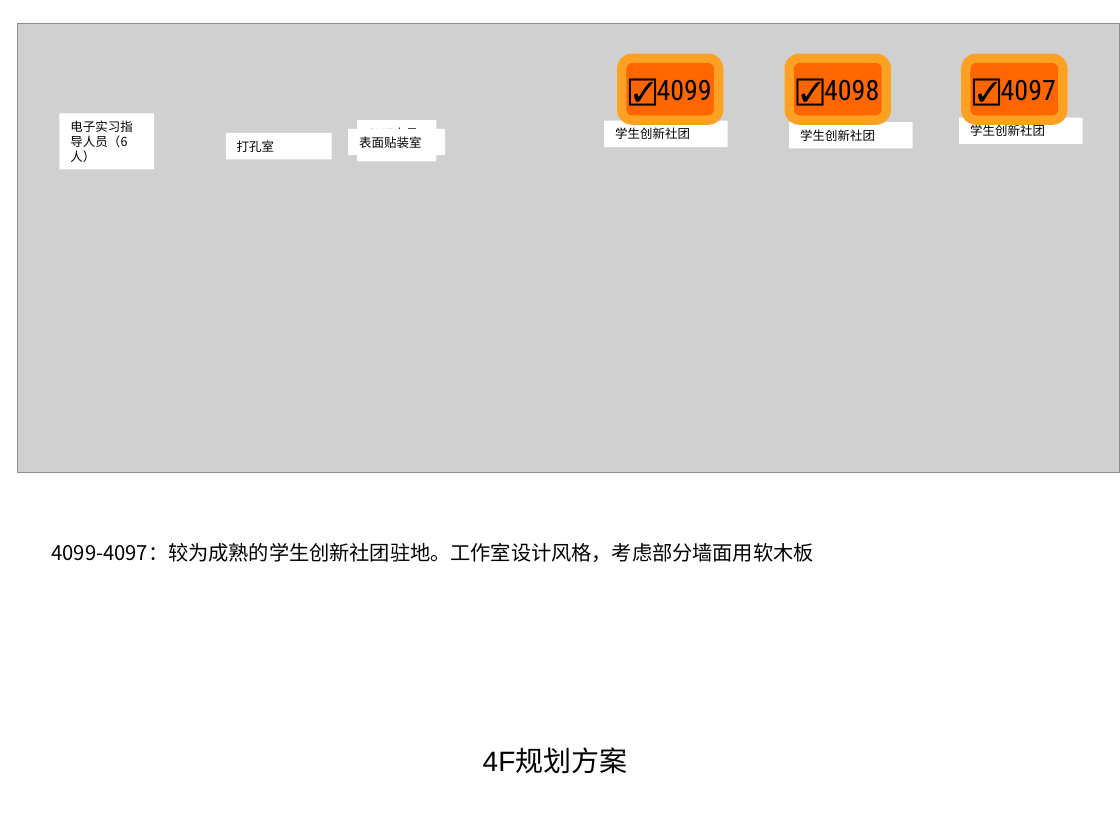
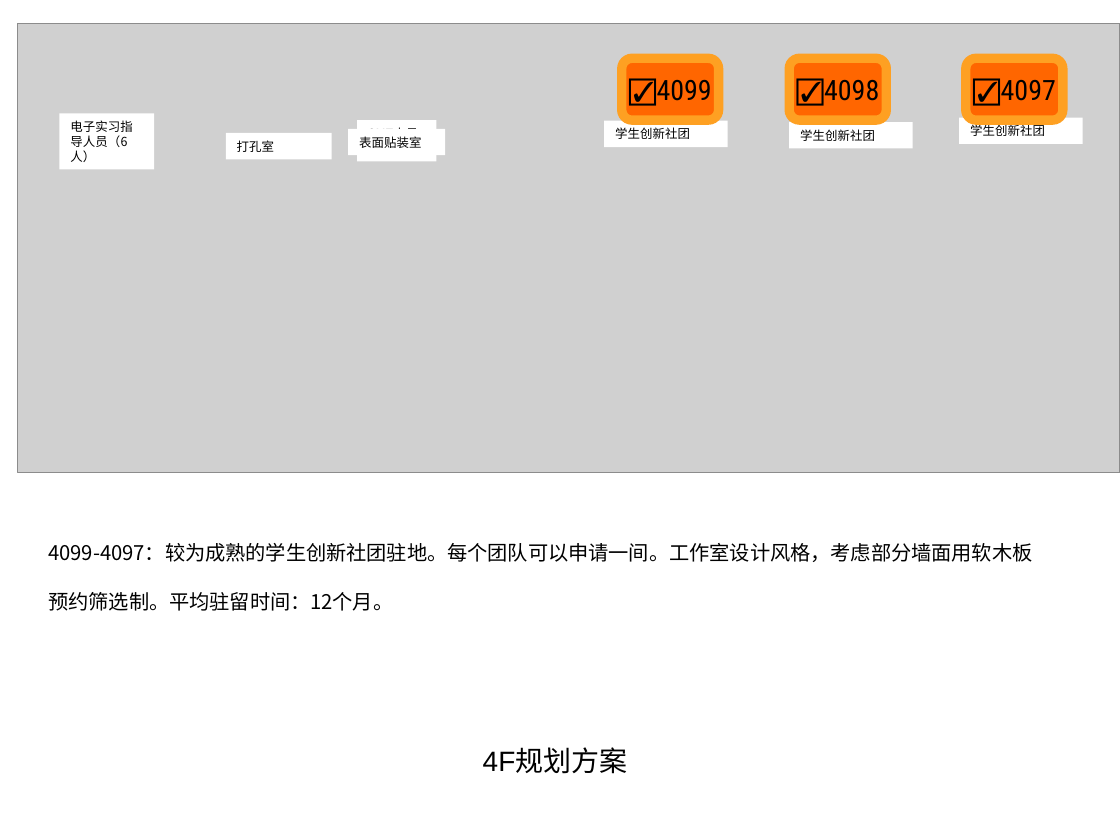
Before and after one commit to woodyme/i.center_my_workzone, a slide deck: slide 3 of 训练中心创客交叉融合空间建设/admin/新大楼规划建设/i.Center李兆基大楼创新部分规划方案 20150731.ppt. Drawn at 1120x840 pixels with LibreOffice and Linux fonts; fonts in the diff are those of the drawing; grey boxes stand for pictures. Boxes give left, top, right and bottom in pixels: in the first picture for what was removed or moved away, otherwise in the second. Text is boxed around its words. In the diff, an @@ line names an element or a change of style, - is before the commit and + after.

Commit message:
update 创新场地功能规划描述

```diff
--- a/训练中心创客交叉融合空间建设/admin/新大楼规划建设/i.Center李兆基大楼创新部分规划方案 20150731.ppt
+++ b/训练中心创客交叉融合空间建设/admin/新大楼规划建设/i.Center李兆基大楼创新部分规划方案 20150731.ppt
@@ text at <box>48,543,1032,611</box>: text changed @@
-4099-4097：较为成熟的学生创新社团驻地。工作室设计风格，考虑部分墙面用软木板
+4099-4097：较为成熟的学生创新社团驻地。每个团队可以申请一间。工作室设计风格，考虑部分墙面用软木板
+预约筛选制。平均驻留时间：12个月。
```
Also in this commit, not shown: 2 other slides changed, 1 slide added.
